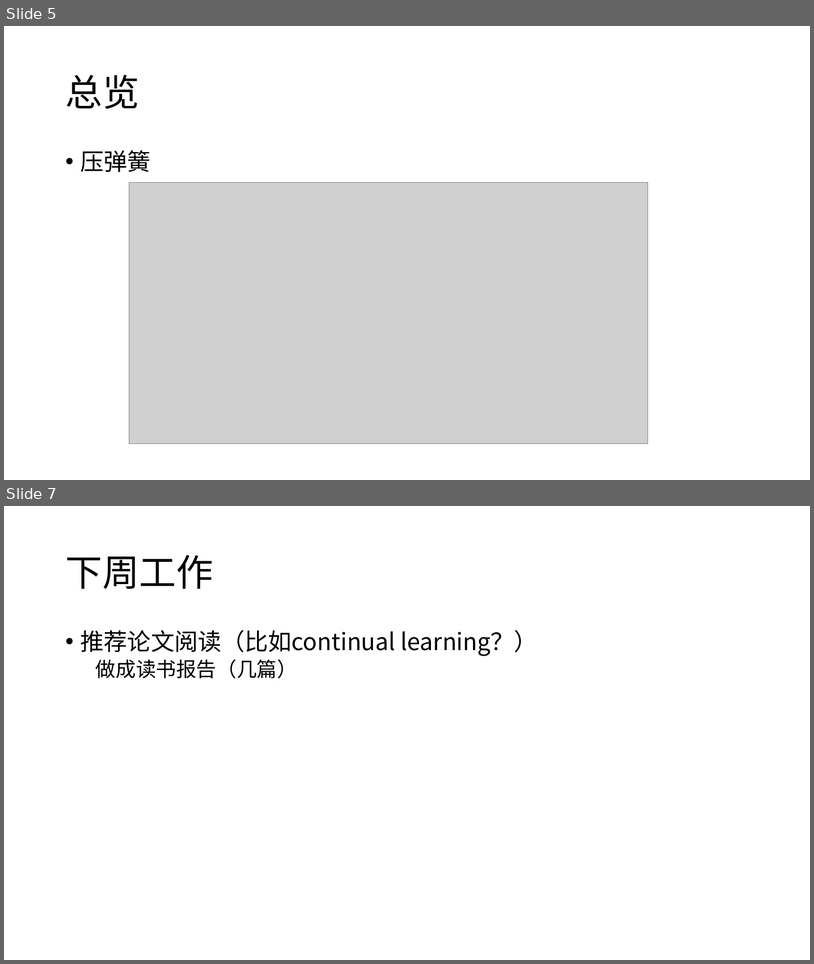
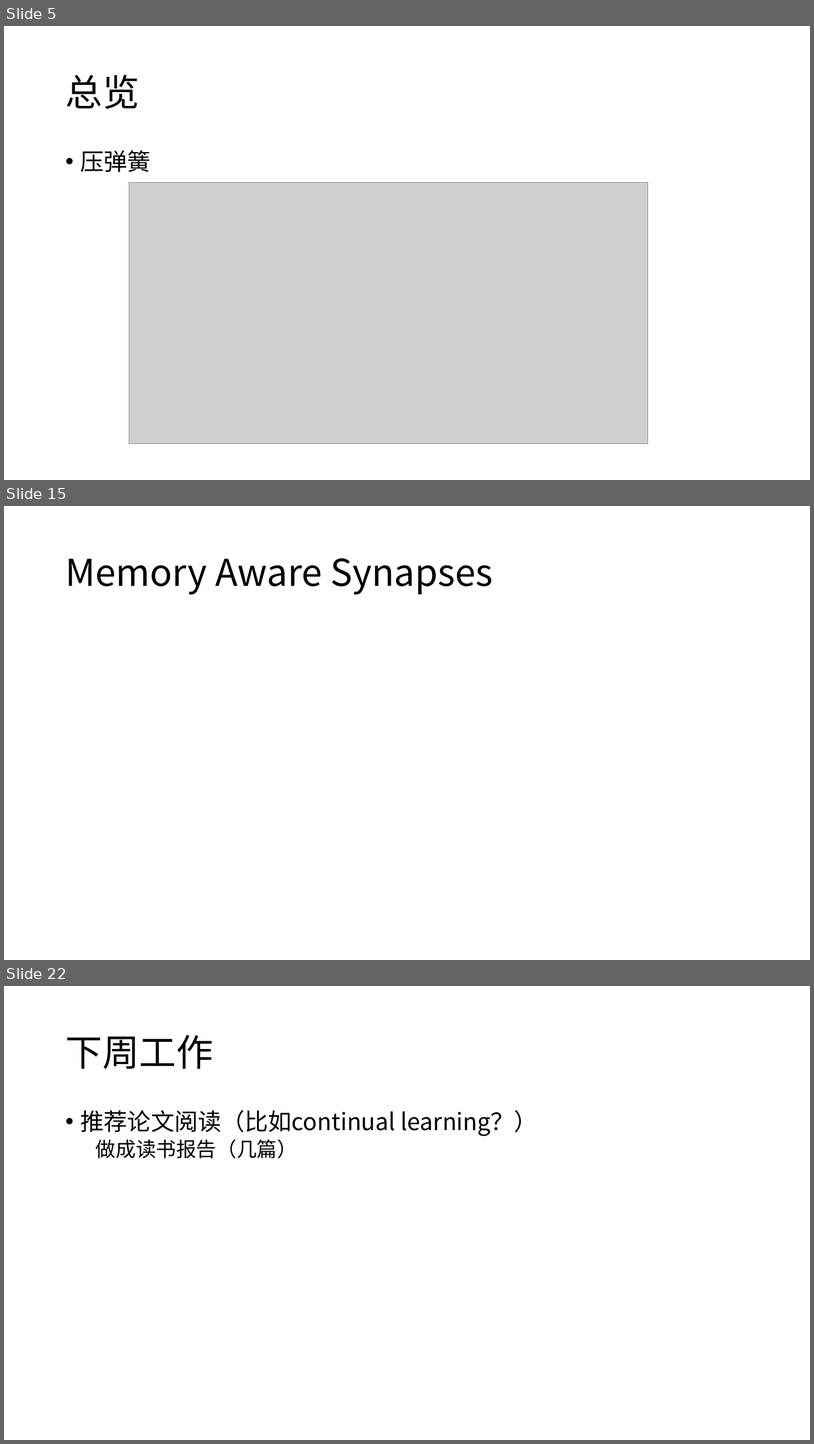
Before and after one commit to tchennech/Linux, a slide deck: 陈文儒.pptx. Shown one above the other, each under a label of ours: slides 5 and 7 before the commit, slides 5, 15 and 22 after it; the slides between them are not shown. The pictures are 814x964 and 814x1444 pixels, drawn with LibreOffice and Linux fonts; fonts in the diff are those of the drawing; grey boxes stand for pictures. Boxes give left, top, right and bottom in pixels: in the first picture for what was removed or moved away, otherwise in the second. Text is boxed around its words. In the diff, an @@ line names an element or a change of style, - is before the commit and + after.

```diff
--- a/陈文儒.pptx
+++ b/陈文儒.pptx
@@ slide 15 added at bbox=[4, 506, 810, 960], background #FFFFFF @@
@@ title added at bbox=[65, 558, 493, 595], 44 pt, text #000000 @@
+Memory Aware Synapses
@@ what was slide 7 is now slide 22 @@
```
Also in this commit, not shown: 1 slide changed, 14 other slides added, 5 other files.
